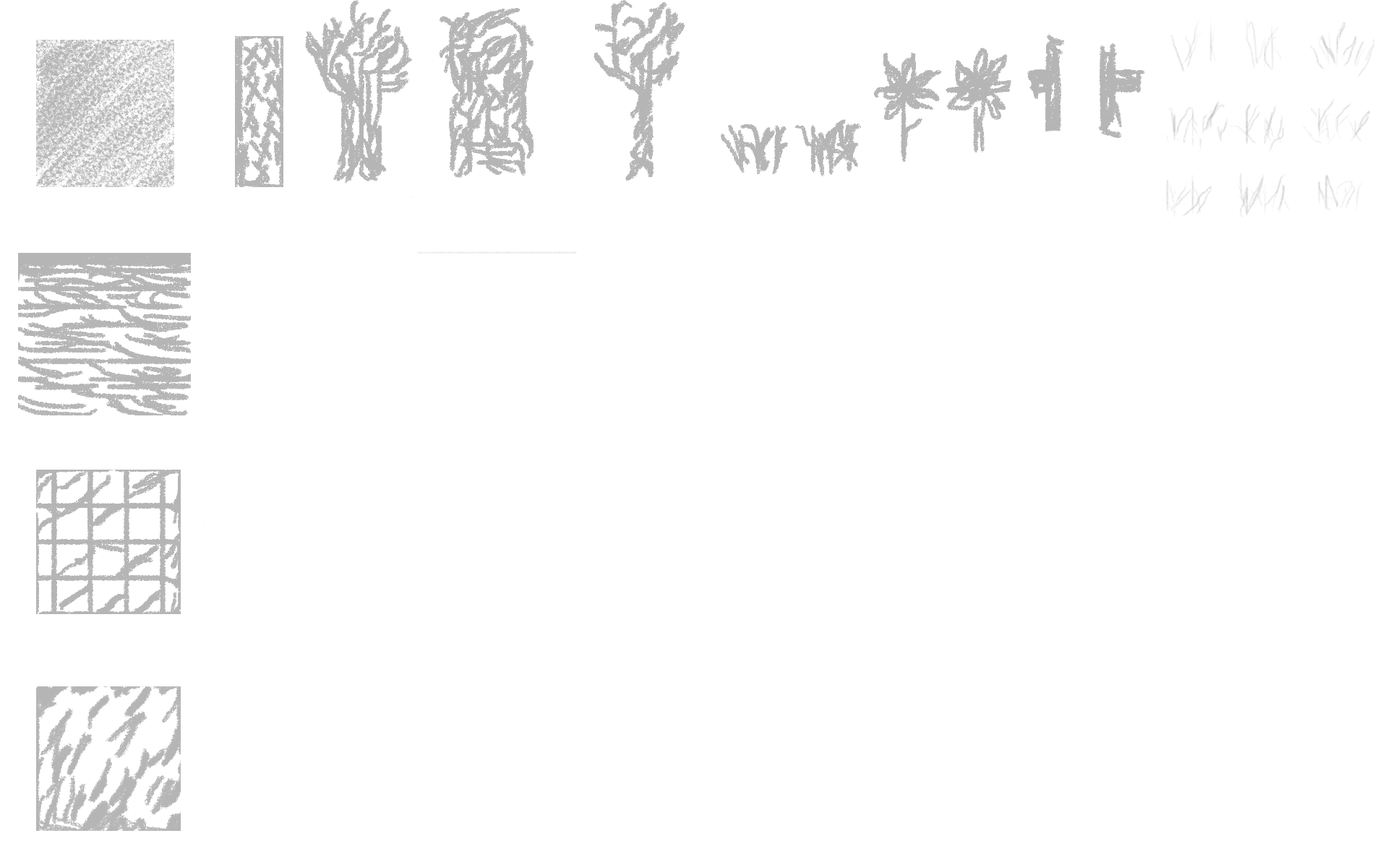
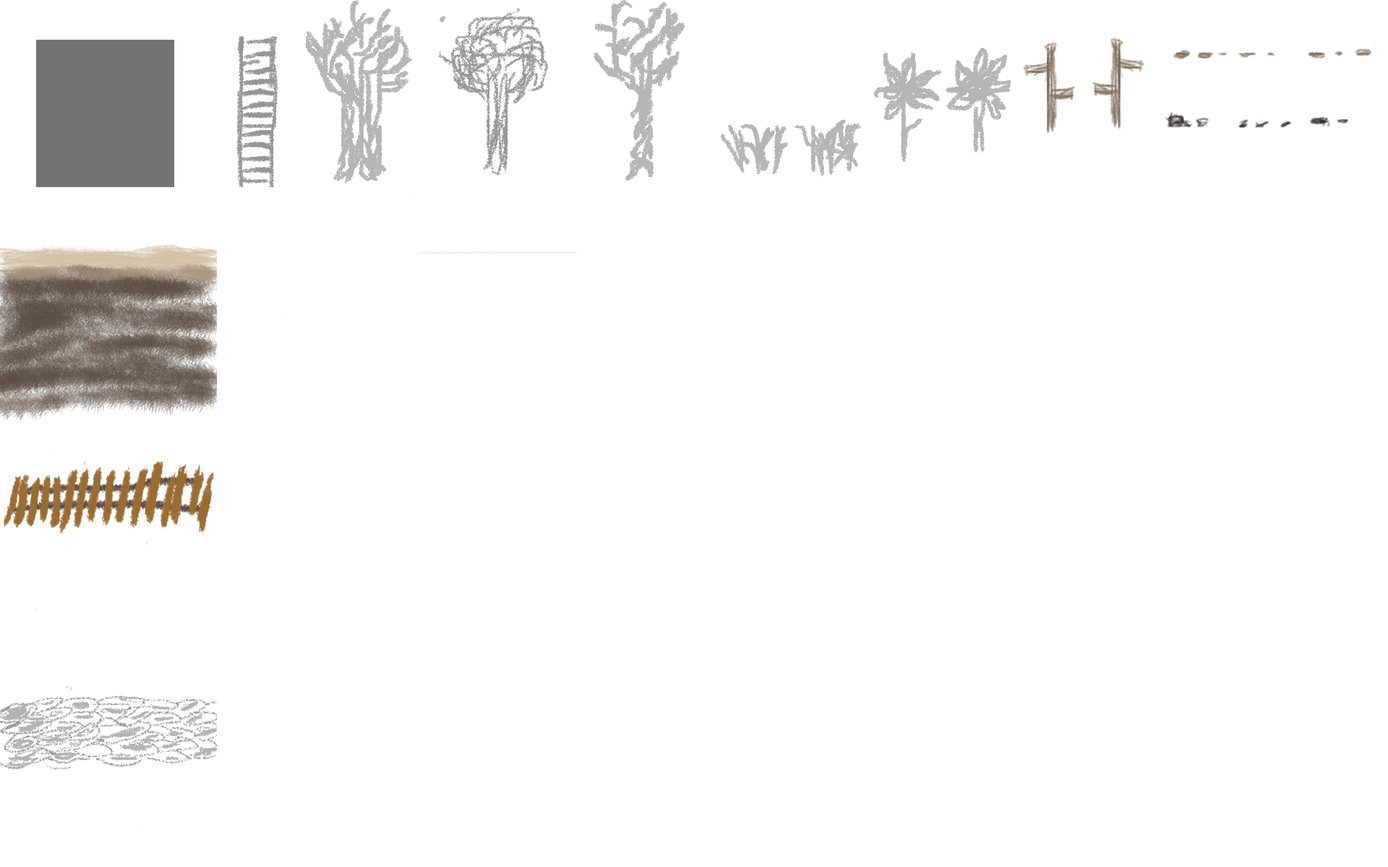
Before/after of a w=1388, h=867 layered artwork. What changed in the layer stack:
painted on "图层 1" over 0, 7, 1374, 832
painted on "图层 3" over 0, 578, 217, 832
